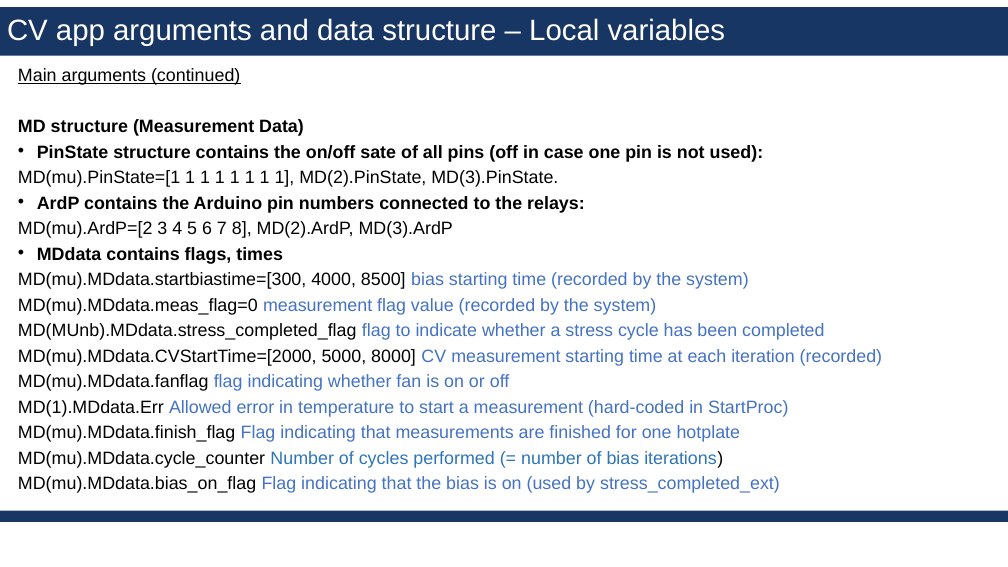
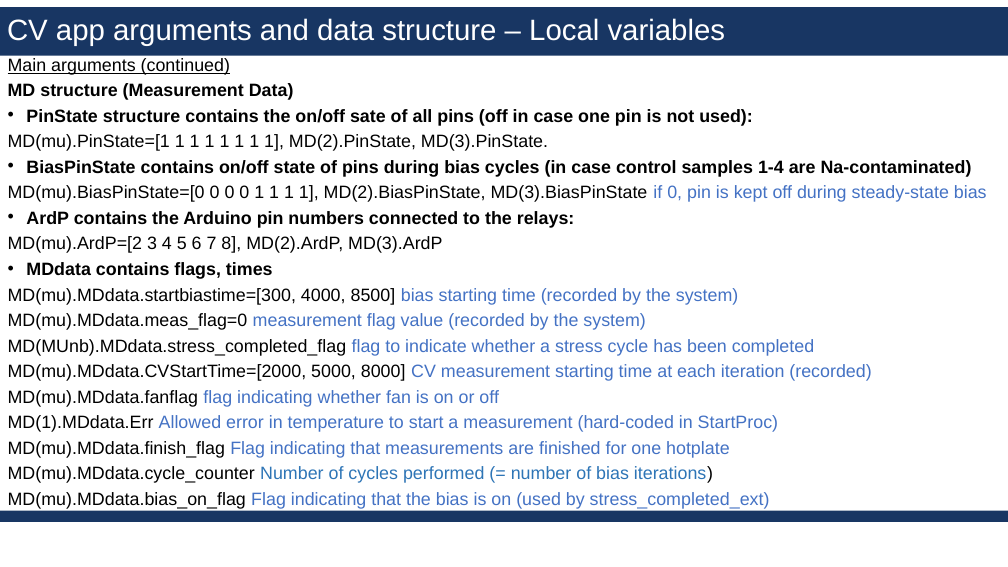
Before and after one commit to erickmartinez/matlabcvapp, a slide deck: slide 7 of AAA_CV_setup_app_design.pptx. Drawn at 1008x567 pixels with LibreOffice and Linux fonts; fonts in the diff are those of the drawing; background and template pictures are left out. Boxes give left, top, right and bottom in pixels: in the first picture for what was removed or moved away, otherwise in the second. Text is boxed around its words. In the diff, an @@ line names an element or a change of style, - is before the commit and + after.

Commit message:
starting updates on to bias only part of the pins

```diff
--- a/AAA_CV_setup_app_design.pptx
+++ b/AAA_CV_setup_app_design.pptx
@@ text "Main arguments (continued)": place and size @@
-text "Main arguments (continued)" at (18, 68, 882, 493)
+text "Main arguments (continued)" at (8, 58, 987, 509)
@@ text at (8, 160, 987, 202): paragraphs added @@
+• BiasPinState contains on/off state of pins during bias cycles (in case control samples 1-4 are Na-contaminated)
+MD(mu).BiasPinState=[0 0 0 0 1 1 1 1], MD(2).BiasPinState, MD(3).BiasPinState if 0, pin is kept off during steady-state bias
```
Also in this commit, not shown: 2 other slides changed, 2 other files.
